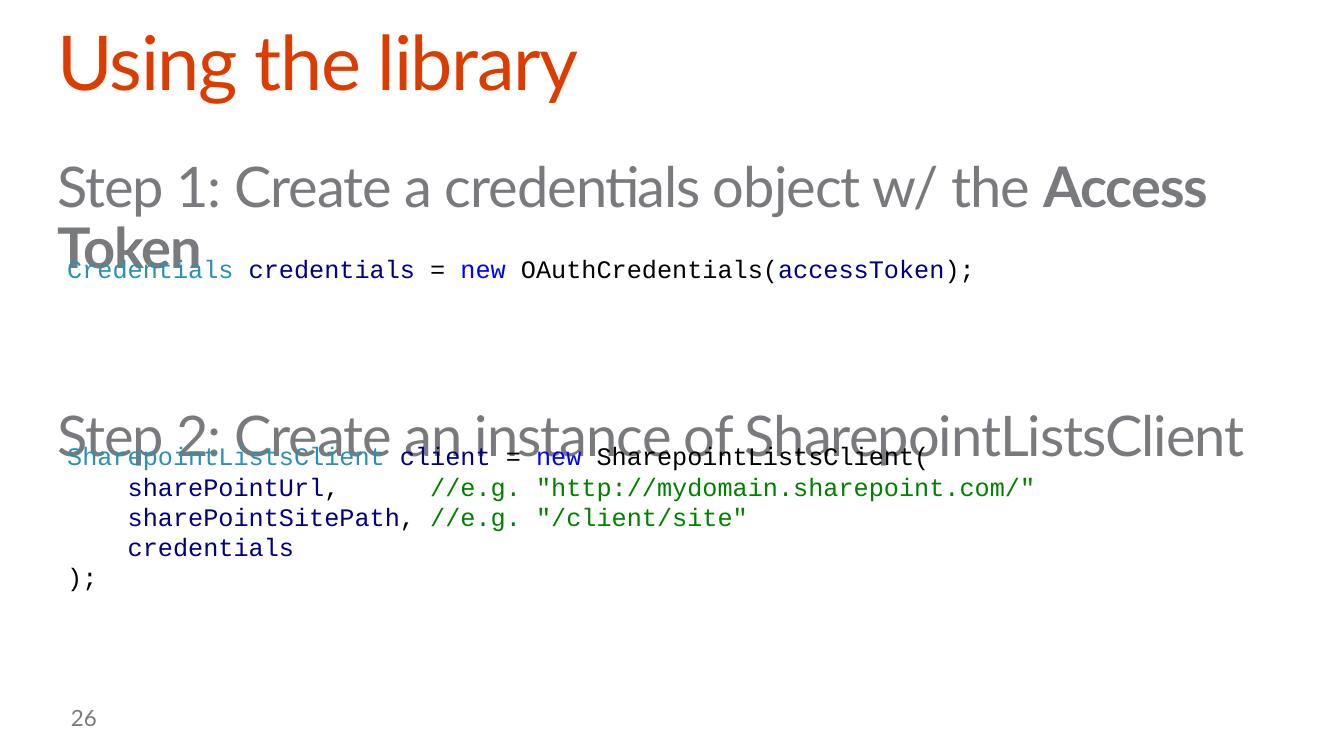
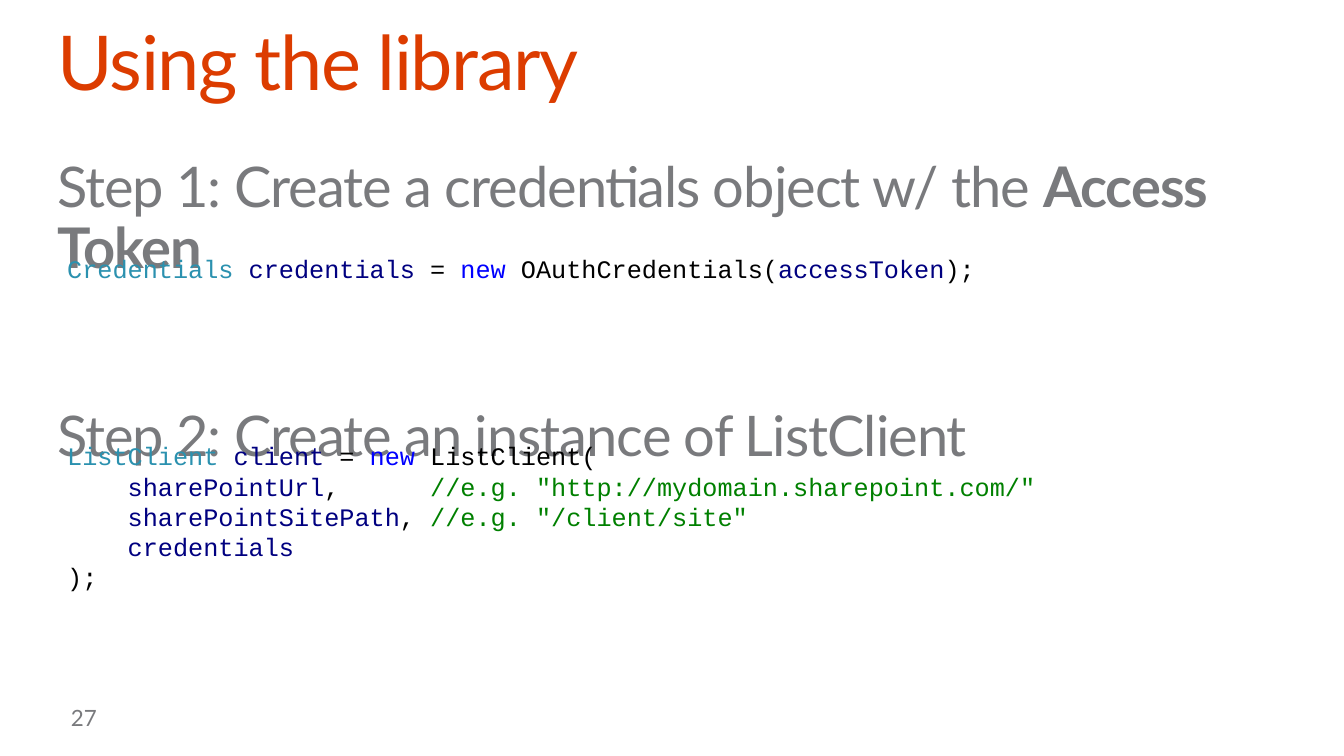
Before and after one commit to stinethebean/DevCampTraining, a slide deck: slide 27 of 06.Hook into SharePoint APIs with Android/06.Hook into SharePoint APIs with Android.pptx (slide 26 before the commit). Drawn at 1344x756 pixels with LibreOffice and Linux fonts; fonts in the diff are those of the drawing; background and template pictures are left out. Boxes give left, top, right and bottom in pixels: in the first picture for what was removed or moved away, otherwise in the second. Text is boxed around its words. In the diff, an @@ line names an element or a change of style, - is before the commit and + after.

```diff
--- a/06.Hook into SharePoint APIs with Android/06.Hook into SharePoint APIs with Android.pptx
+++ b/06.Hook into SharePoint APIs with Android/06.Hook into SharePoint APIs with Android.pptx
@@ text at [57, 415, 734, 466]: text changed @@
-Step 2: Create an instance of SharepointListsClient
+Step 2: Create an instance of ListClient
@@ text at [370, 415, 967, 471]: text changed @@
-SharepointListsClient client = new SharepointListsClient(
+ListClient client = new ListClient(
@@ page number at [71, 710, 97, 726]: text changed @@
-26
+27
```
Also in this commit, not shown: 10 other slides changed, 2 slides added, 1 slide removed.
